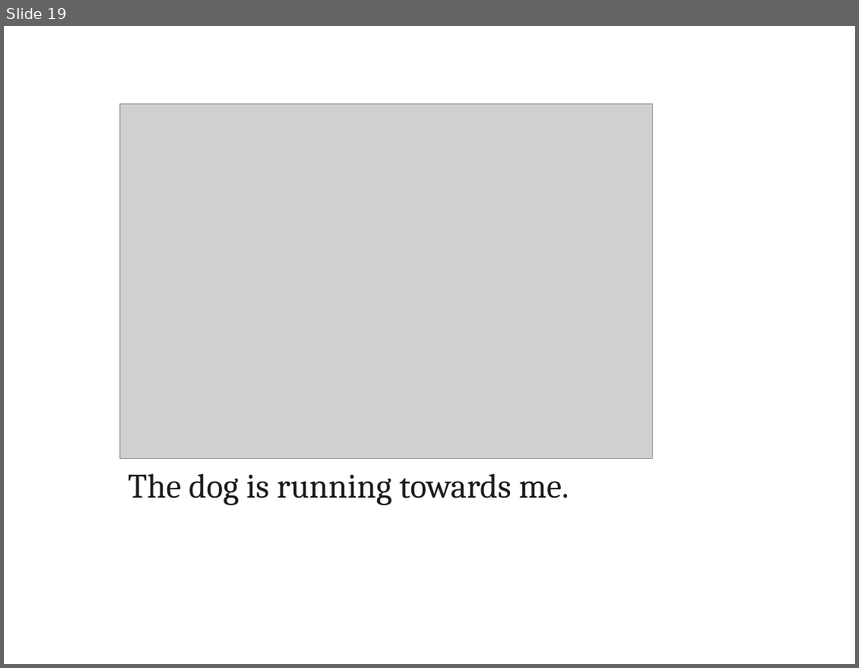
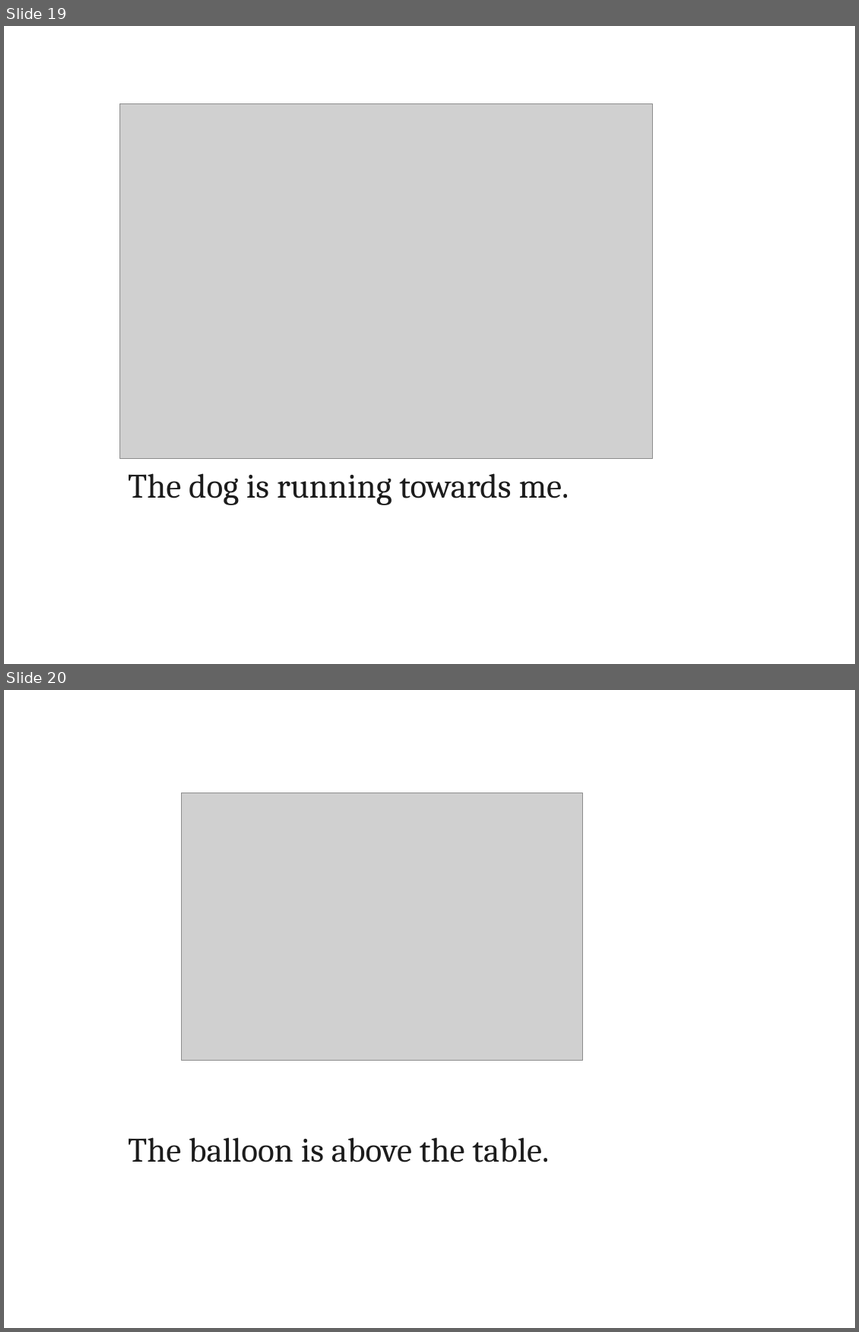
Before and after one commit to ADILp6/IBIT, a slide deck: Sunday_Tuesday_Thursday/Class_4_12February_2019/Lecture.ppt. Shown one above the other, each under a label of ours: slide 19 before the commit, slides 19 and 20 after it. The pictures are 859x668 and 859x1332 pixels, drawn with LibreOffice and Linux fonts; fonts in the diff are those of the drawing; grey boxes stand for pictures. Boxes give left, top, right and bottom in pixels: in the first picture for what was removed or moved away, otherwise in the second. Text is boxed around its words. In the diff, an @@ line names an element or a change of style, - is before the commit and + after.

```diff
--- a/Sunday_Tuesday_Thursday/Class_4_12February_2019/Lecture.ppt
+++ b/Sunday_Tuesday_Thursday/Class_4_12February_2019/Lecture.ppt
@@ slide 20 added at (x1=4, y1=690, x2=855, y2=1328), background #FFFFFF @@
@@ picture added at (x1=182, y1=793, x2=583, y2=1061) @@
@@ text added at (x1=128, y1=1138, x2=549, y2=1163), 32 pt, text #1C1C1C @@
+The balloon is above the table.
```
Also in this commit, not shown: 1 slide changed, 2 other slides added, 1 slide removed, 1 other file.
